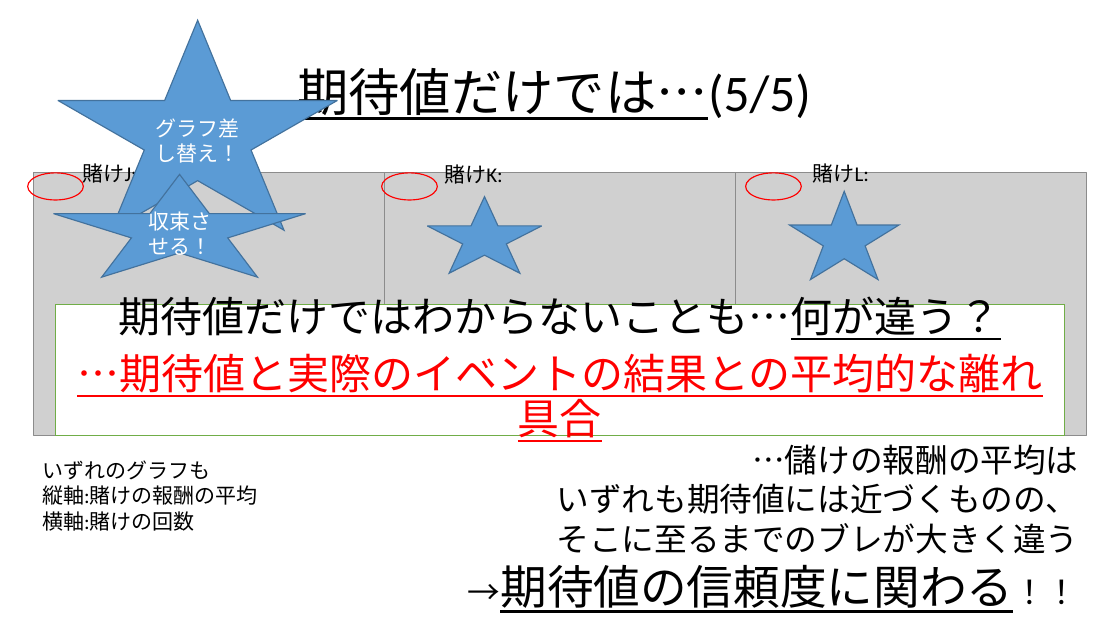
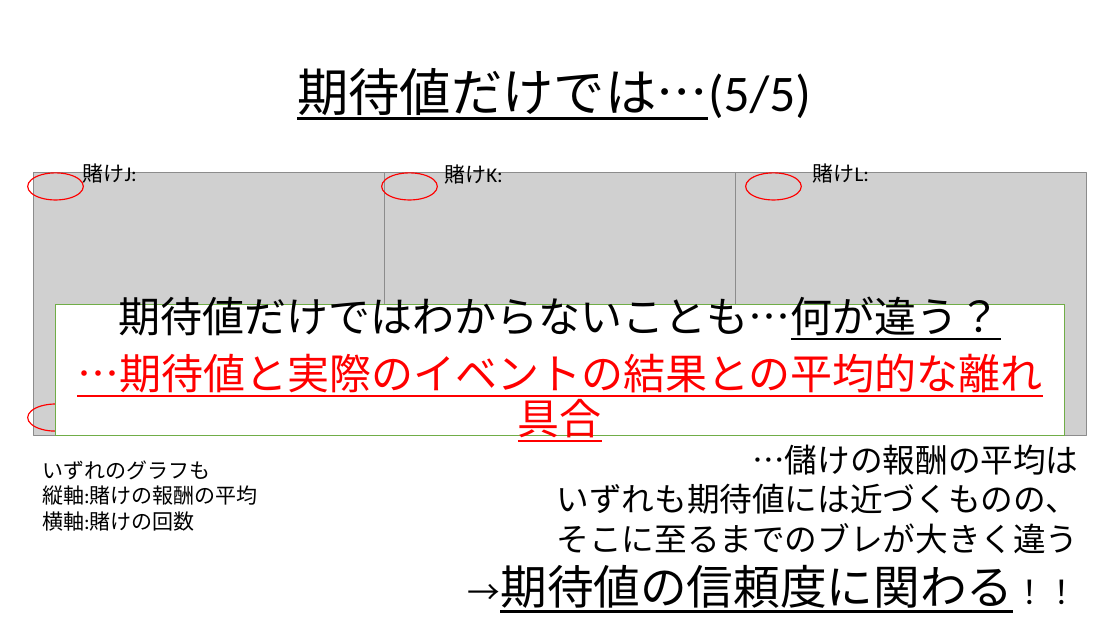
Before and after one commit to Ryo-KATAYAMA/Senior_Project, a slide deck: slide 104 of Chapter4_1.pptx. Drawn at 1120x630 pixels with LibreOffice and Linux fonts; fonts in the diff are those of the drawing; grey boxes stand for pictures. Boxes give left, top, right and bottom in pixels: in the first picture for what was removed or moved away, otherwise in the second. Text is boxed around its words. In the diff, an @@ line names an element or a change of style, - is before the commit and + after.

Commit message:
グラフ一部差し換え、レイアウト一部修正

```diff
--- a/Chapter4_1.pptx
+++ b/Chapter4_1.pptx
@@ star removed at (x1=58, y1=20, x2=338, y2=230) @@
-グラフ差し替え！
@@ star removed at (x1=54, y1=175, x2=306, y2=277) @@
-収束させる！
@@ star removed at (x1=428, y1=197, x2=542, y2=273) @@
@@ star removed at (x1=790, y1=192, x2=899, y2=280) @@
@@ ellipse added at (x1=28, y1=404, x2=83, y2=431), outline #FF0000 1 pt @@
```
Also in this commit, not shown: 13 other slides changed, 1 slide added.
